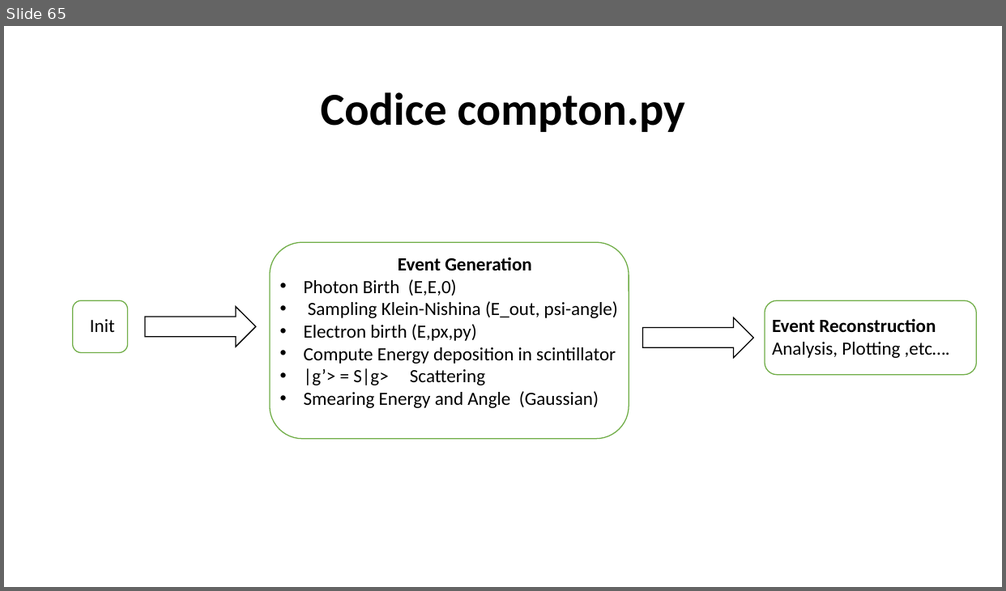
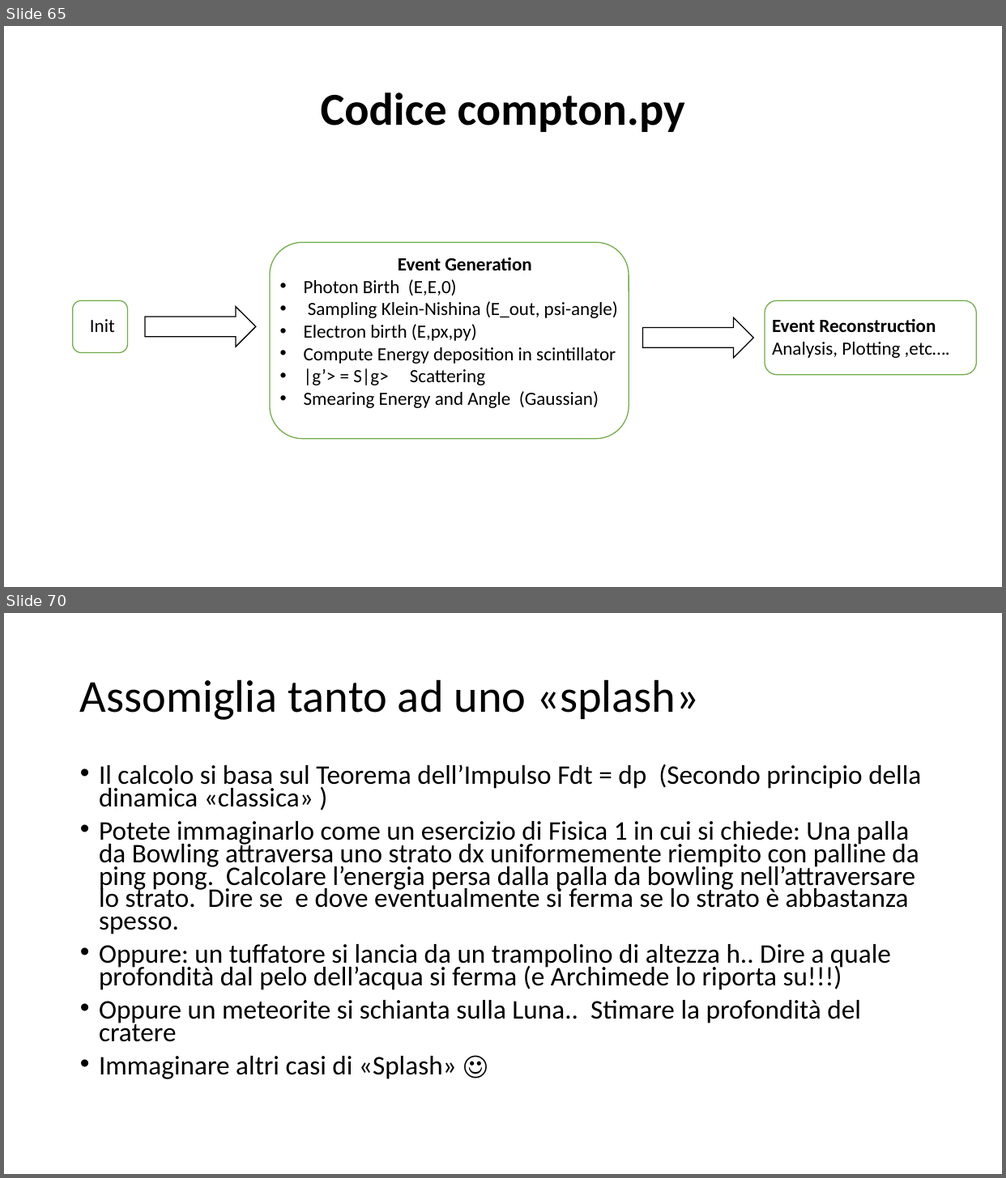
Before and after one commit to marcomonte94/Montecarlo, a slide deck: Slide Corso Metodi Montecarlo.pptx. Shown one above the other, each under a label of ours: slide 65 before the commit, slides 65 and 70 after it; the slides between them are not shown. The pictures are 1006x591 and 1006x1178 pixels, drawn with LibreOffice and Linux fonts; fonts in the diff are those of the drawing. Boxes give left, top, right and bottom in pixels: in the first picture for what was removed or moved away, otherwise in the second. Text is boxed around its words. In the diff, an @@ line names an element or a change of style, - is before the commit and + after.

```diff
--- a/Slide Corso Metodi Montecarlo.pptx
+++ b/Slide Corso Metodi Montecarlo.pptx
@@ slide 70 added at (4,613,1002,1174), background #FFFFFF @@
@@ title added at (80,679,699,720), 44 pt, text #000000 @@
+Assomiglia tanto ad uno «splash»
@@ text added at (99,764,921,1080), 25.9 pt, text #000000 @@
+• Il calcolo si basa sul Teorema dell’Impulso Fdt = dp (Secondo principio della dinamica «classica» )
+• Potete immaginarlo come un esercizio di Fisica 1 in cui si chiede: Una palla da Bowling attraversa uno strato dx uniformemente riempito con palline da ping pong. Calcolare l’energia persa dalla palla da bowling nell’attraversare lo strato. Dire se e dove eventualmente si ferma se lo strato è abbastanza spesso.
+• Oppure: un tuffatore si lancia da un trampolino di altezza h.. Dire a quale profondità dal pelo dell’acqua si ferma (e Archimede lo riporta su!!!)
+• Oppure un meteorite si schianta sulla Luna.. Stimare la profondità del cratere
+• Immaginare altri casi di «Splash» ☺
```
Also in this commit, not shown: 9 other slides added, 2 other files.
